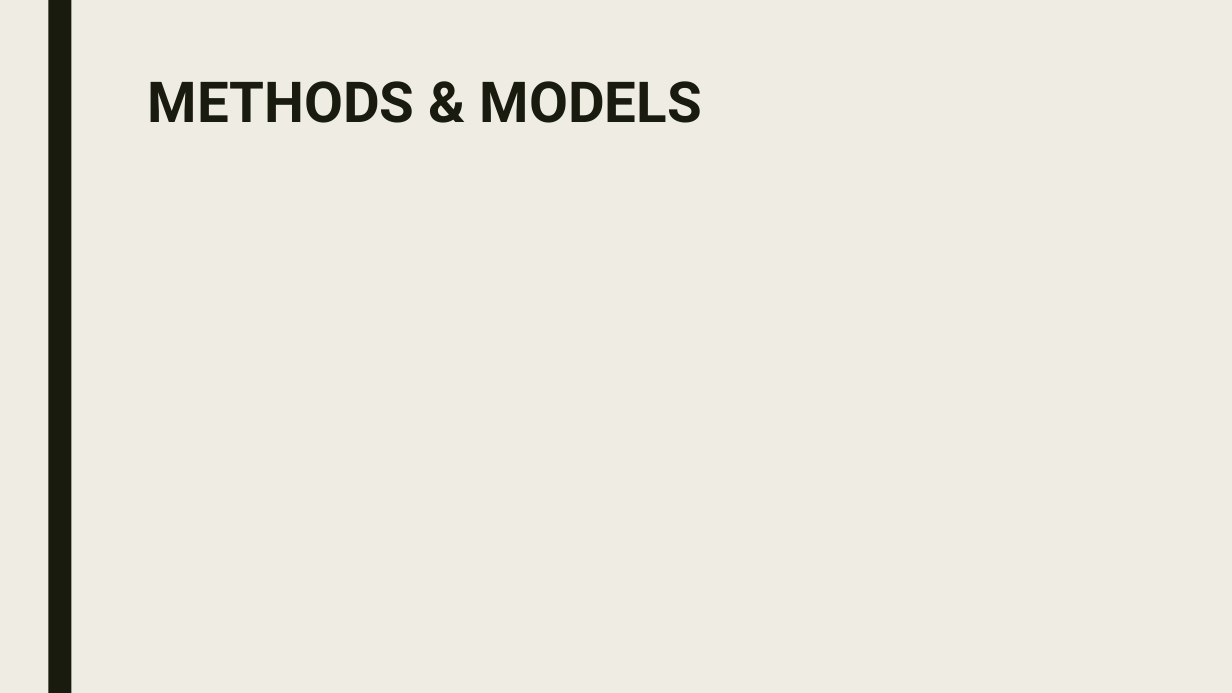
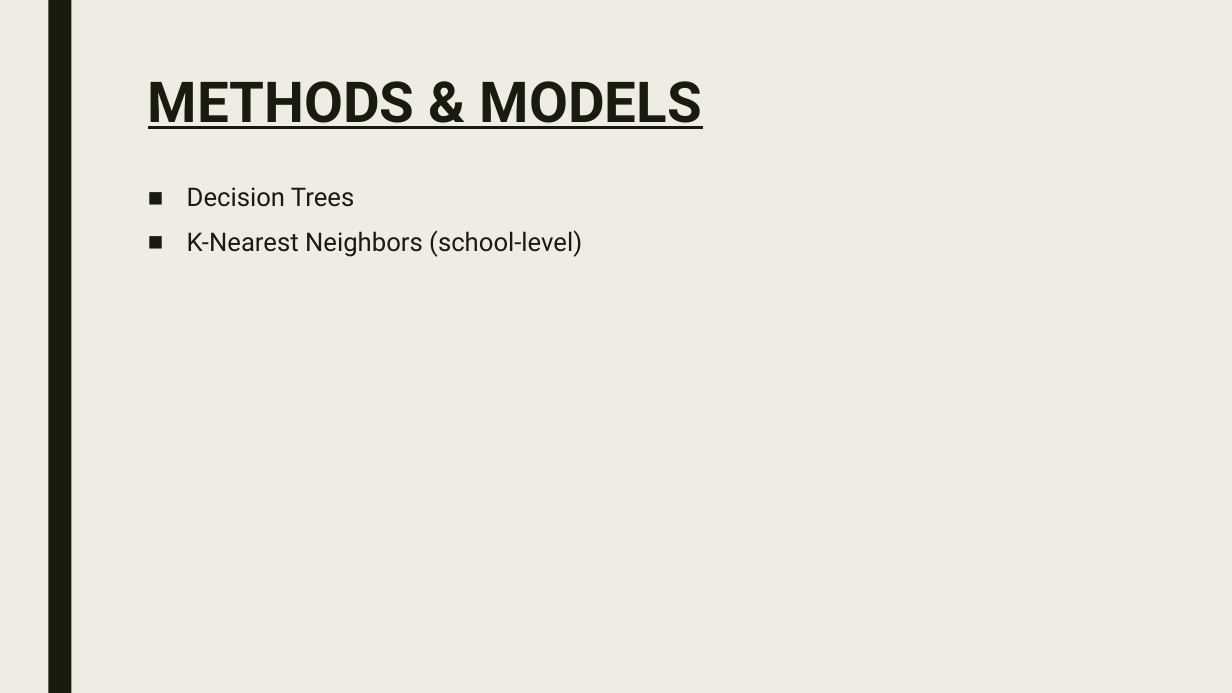
Before and after one commit to Sun-Kev/MACS30200proj, a slide deck: slide 8 of Proposal/proposal_slides.pptx. Drawn at 1232x693 pixels with LibreOffice and Linux fonts; fonts in the diff are those of the drawing. Boxes give left, top, right and bottom in pixels: in the first picture for what was removed or moved away, otherwise in the second. Text is boxed around its words. In the diff, an @@ line names an element or a change of style, - is before the commit and + after.

```diff
--- a/Proposal/proposal_slides.pptx
+++ b/Proposal/proposal_slides.pptx
@@ title "METHODS & MODELS" at (148, 81, 702, 129): underline on @@
@@ text added at (187, 187, 582, 257), 20 pt, text #191B0E @@
+■ Decision Trees
+■ K-Nearest Neighbors (school-level)
```
Also in this commit, not shown: 4 other slides changed, 5 slides added, 5 slides removed.
